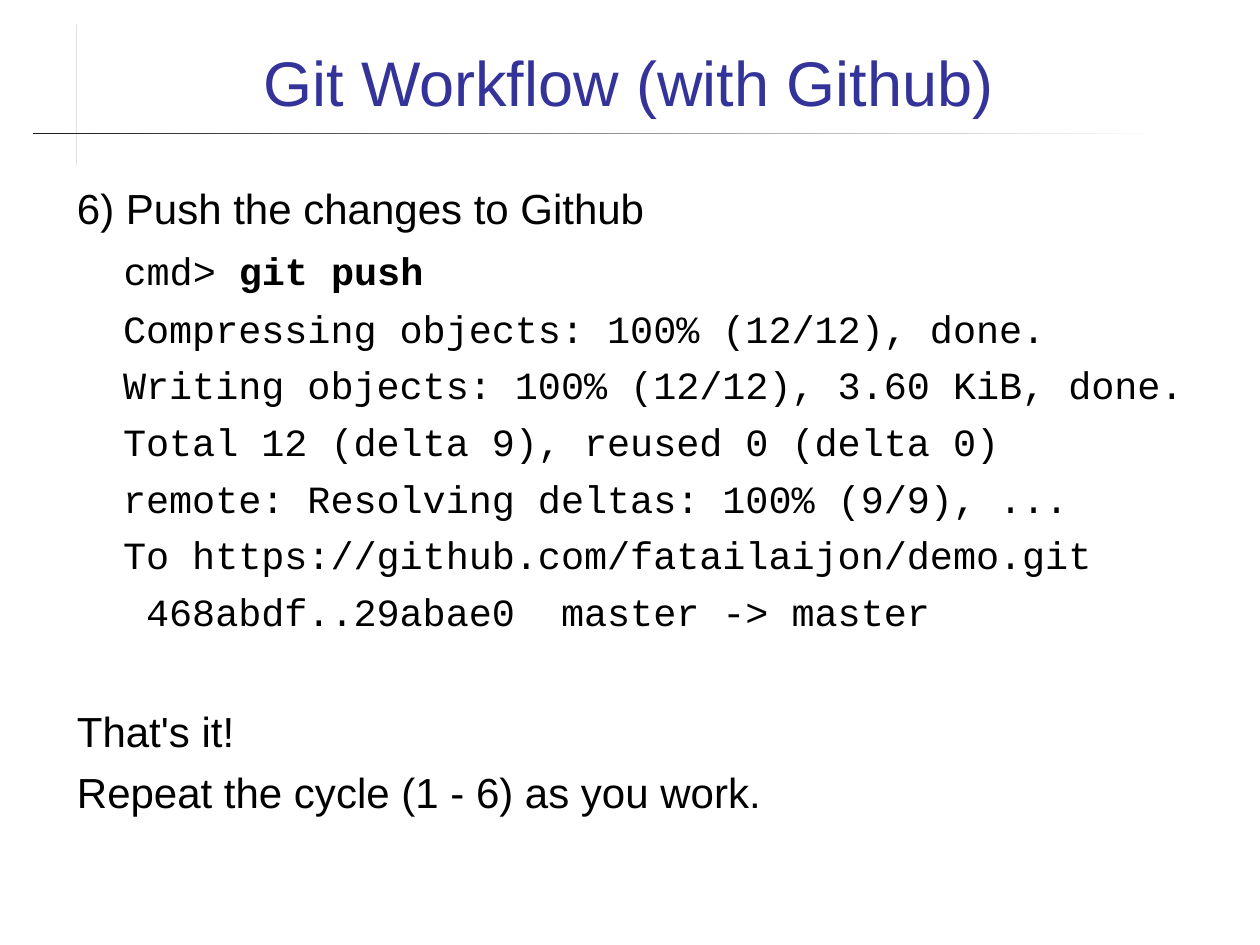
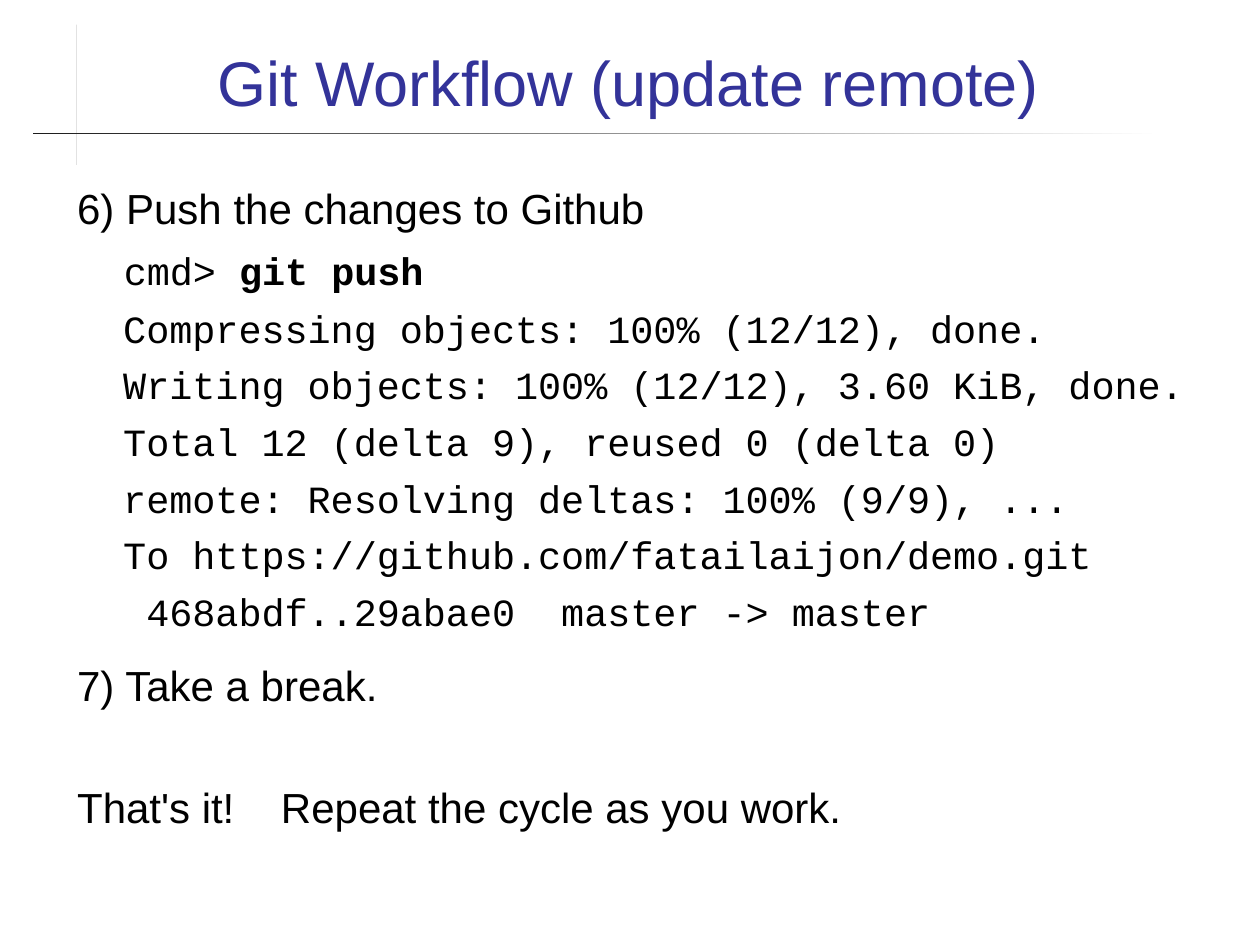
Before and after one commit to skeoop/skeoop.github.io, a slide deck: slide 17 of git/Using-Github.ppt (slide 15 before the commit). Drawn at 1260x945 pixels with LibreOffice and Linux fonts; fonts in the diff are those of the drawing. Boxes give left, top, right and bottom in pixels: in the first picture for what was removed or moved away, otherwise in the second. Text is boxed around its words. In the diff, an @@ line names an element or a change of style, - is before the commit and + after.

```diff
--- a/git/Using-Github.ppt
+++ b/git/Using-Github.ppt
@@ title at [218,60,1039,118]: text changed @@
-Git Workflow (with Github)
+Git Workflow (update remote)
@@ text at [77,670,841,831]: text changed @@
-That's it!
-Repeat the cycle (1 - 6) as you work.
+7) Take a break.
+That's it! Repeat the cycle as you work.
```
Also in this commit, not shown: 12 other slides changed, 2 slides added, 12 other files.
